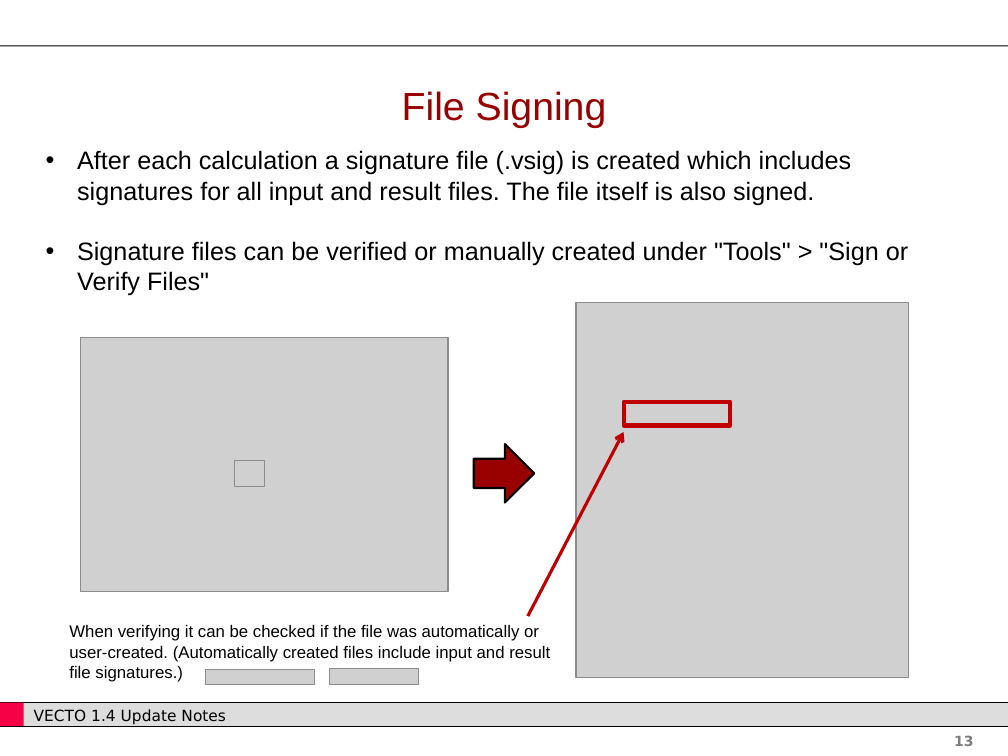
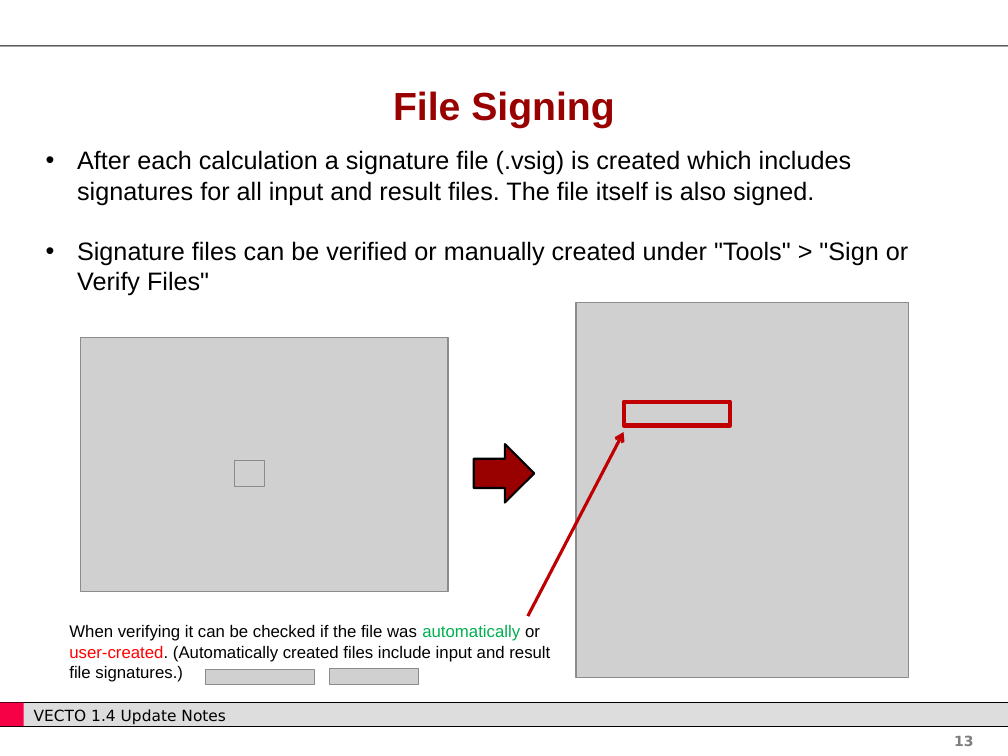
Before and after one commit to CLIMA-VECTO/vecto-sim, a slide deck: slide 13 of User Manual Source/Update Notes.pptx. Drawn at 1008x756 pixels with LibreOffice and Linux fonts; fonts in the diff are those of the drawing; grey boxes stand for pictures; background and template pictures are left out. Boxes give left, top, right and bottom in pixels: in the first picture for what was removed or moved away, otherwise in the second. Text is boxed around its words. In the diff, an @@ line names an element or a change of style, - is before the commit and + after.

```diff
--- a/User Manual Source/Update Notes.pptx
+++ b/User Manual Source/Update Notes.pptx
@@ text "File Signing" at (x1=393, y1=91, x2=614, y2=128): bold on @@
@@ text "When verifying it can be ..." at (x1=69, y1=625, x2=550, y2=682): text colour #000000 to #00B050 in "automatically"; text colour #000000 to #FF0000 in "user-created." @@
```
Also in this commit, not shown: 12 other slides changed, 59 other files.
